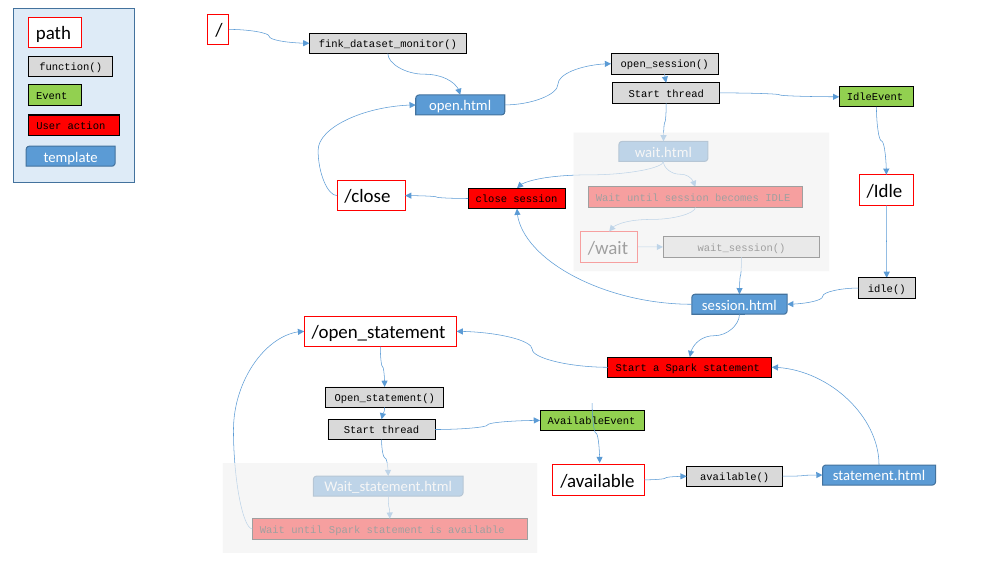
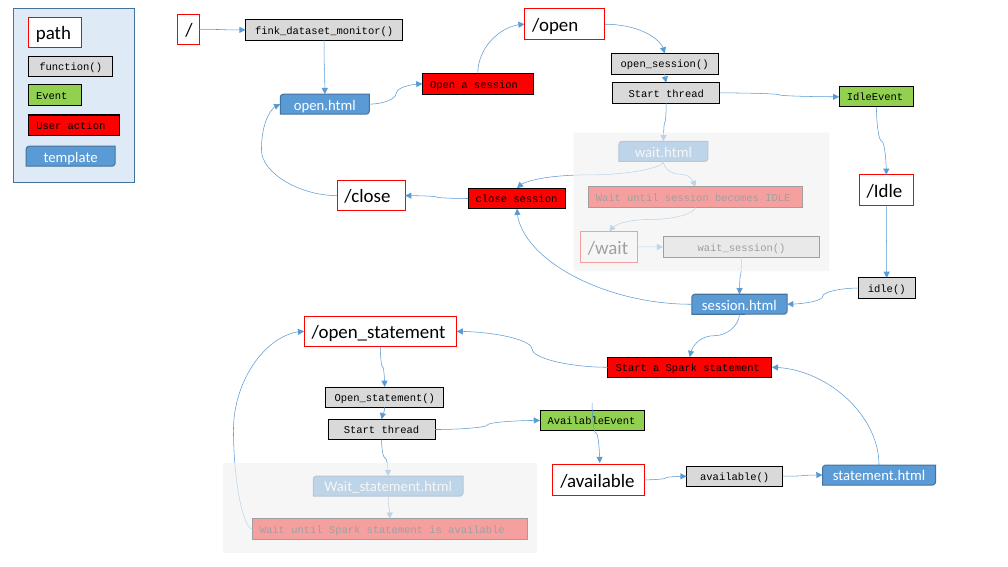
Before and after one commit to zhangjingyuan1985/spark-restapi, a slide deck: slide 4 of doc/Design.pptx. Drawn at 1008x567 pixels with LibreOffice and Linux fonts; fonts in the diff are those of the drawing. Boxes give left, top, right and bottom in pixels: in the first picture for what was removed or moved away, otherwise in the second. Text is boxed around its words. In the diff, an @@ line names an element or a change of style, - is before the commit and + after.

```diff
--- a/doc/Design.pptx
+++ b/doc/Design.pptx
@@ rectangle "/": place and size @@
-rectangle "/" at box(208, 14, 229, 45)
+rectangle "/" at box(178, 14, 199, 45)
@@ curved arrow moved from (229, 29) - (309, 43) to (199, 29) - (246, 30) @@
@@ rectangle "fink_dataset_monitor()": place and size @@
-rectangle "fink_dataset_monitor()" at box(309, 33, 466, 54)
+rectangle "fink_dataset_monitor()" at box(246, 20, 402, 40)
@@ curved arrow added from (478, 74) to (525, 24), #5B9BD5 0.5 pt @@
@@ rectangle added at box(525, 9, 605, 39), outline #FF0000 0.75 pt, 18 pt, text #000000 @@
+/open
@@ curved arrow added from (605, 24) to (665, 54), #5B9BD5 0.5 pt @@
@@ curved arrow moved from (388, 54) - (461, 95) to (324, 40) - (325, 95) @@
@@ curved arrow moved from (505, 105) - (611, 64) to (370, 104) - (423, 84) @@
@@ rectangle added at box(423, 74, 533, 95), fill #FF0000, outline #000000 1 pt, 10 pt, text #000000 @@
+Open a session
@@ curved arrow moved from (337, 196) - (416, 105) to (337, 196) - (281, 104) @@
@@ round diag rect "open.html": place and size @@
-round diag rect "open.html" at box(416, 95, 505, 115)
+round diag rect "open.html" at box(281, 95, 370, 114)
```
Also in this commit, not shown: 19 other files.
